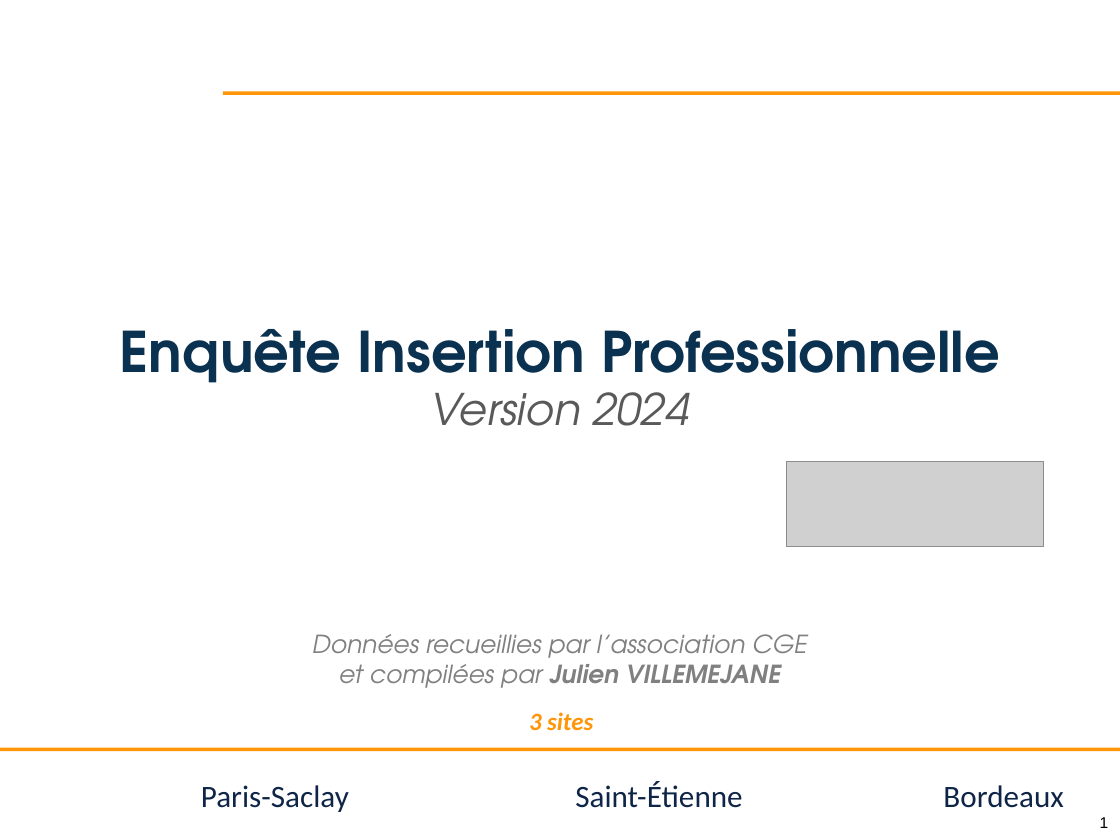
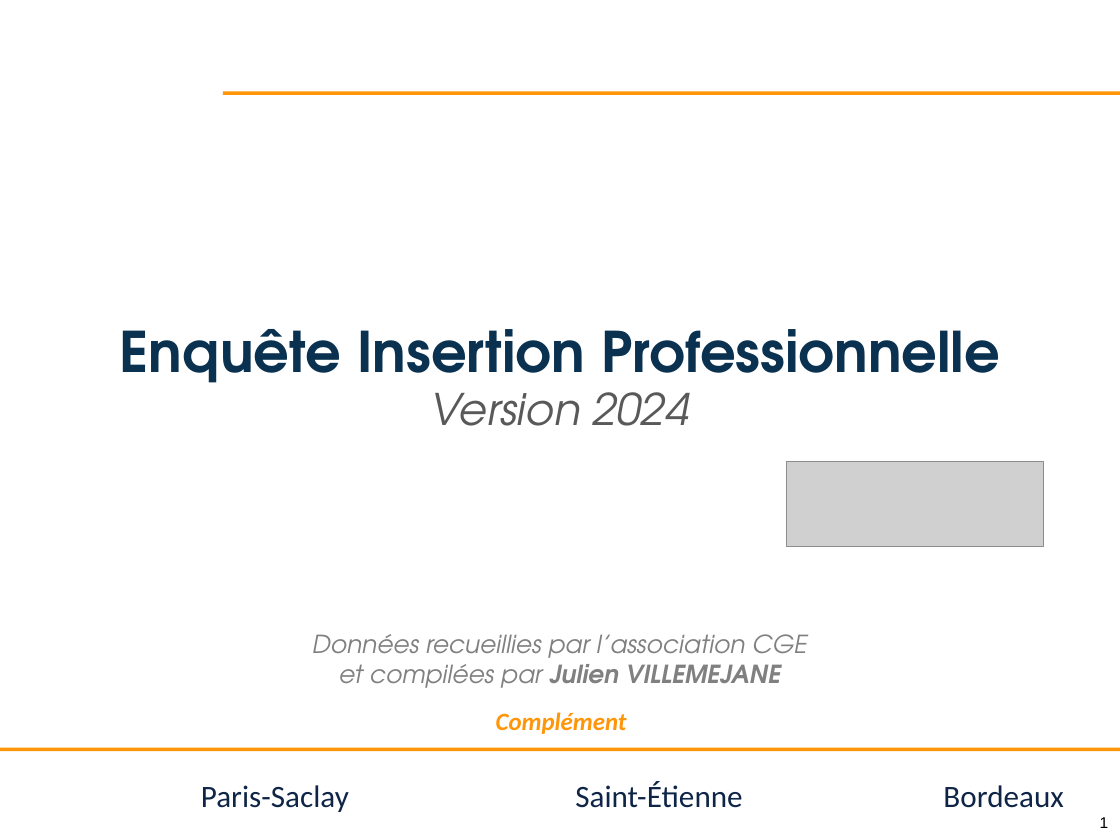
Before and after one commit to jvillemejane/jvillemejane, a slide deck: slide 1 of Presentations/2024_11_21_COFOR_CGE.pptx. Drawn at 1120x840 pixels with LibreOffice and Linux fonts; fonts in the diff are those of the drawing; grey boxes stand for pictures; background and template pictures are left out. Boxes give left, top, right and bottom in pixels: in the first picture for what was removed or moved away, otherwise in the second. Text is boxed around its words. In the diff, an @@ line names an element or a change of style, - is before the commit and + after.

```diff
--- a/Presentations/2024_11_21_COFOR_CGE.pptx
+++ b/Presentations/2024_11_21_COFOR_CGE.pptx
@@ text at bbox=[496, 712, 627, 734]: text changed @@
-3 sites
+Complément
```
Also in this commit, not shown: 10 slides removed, 2 other files.
